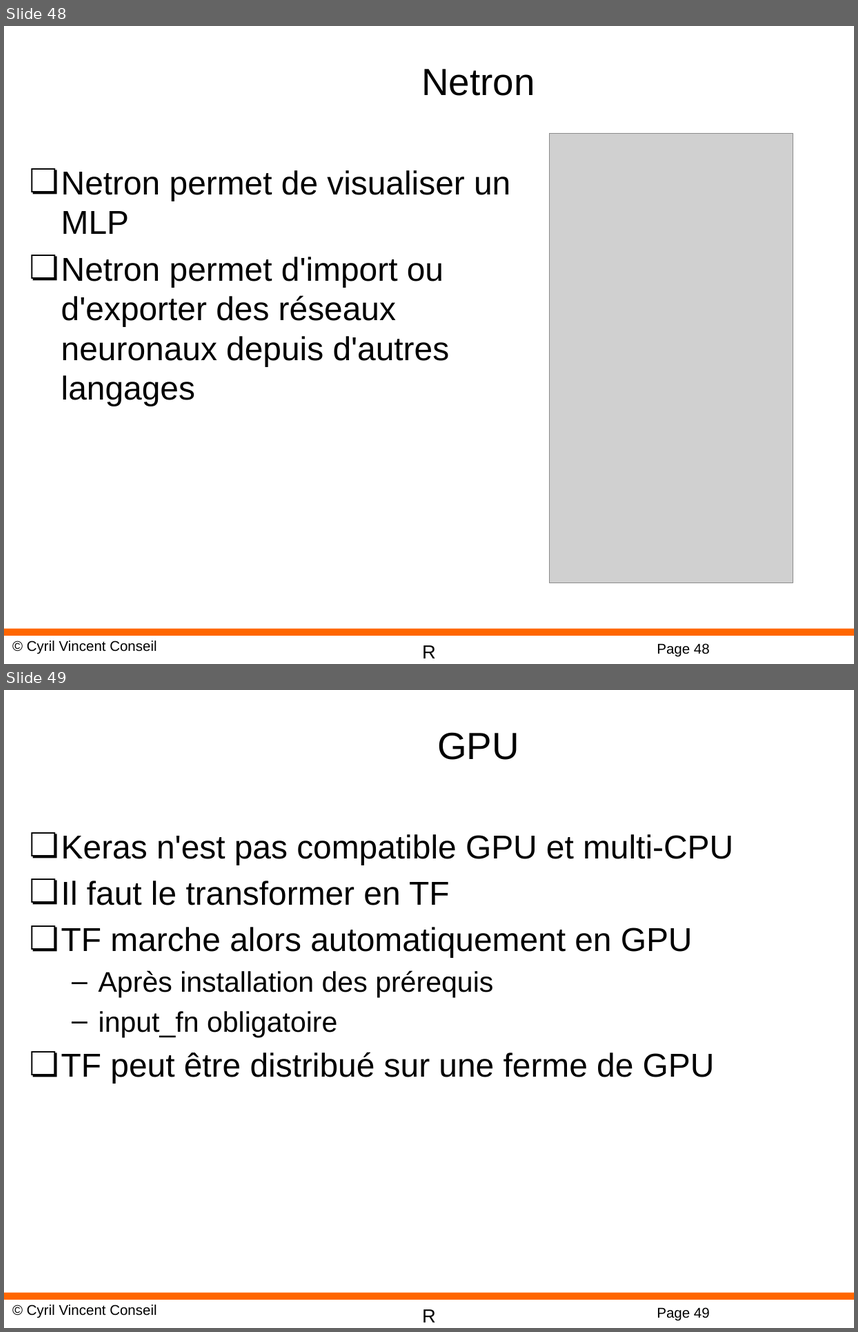
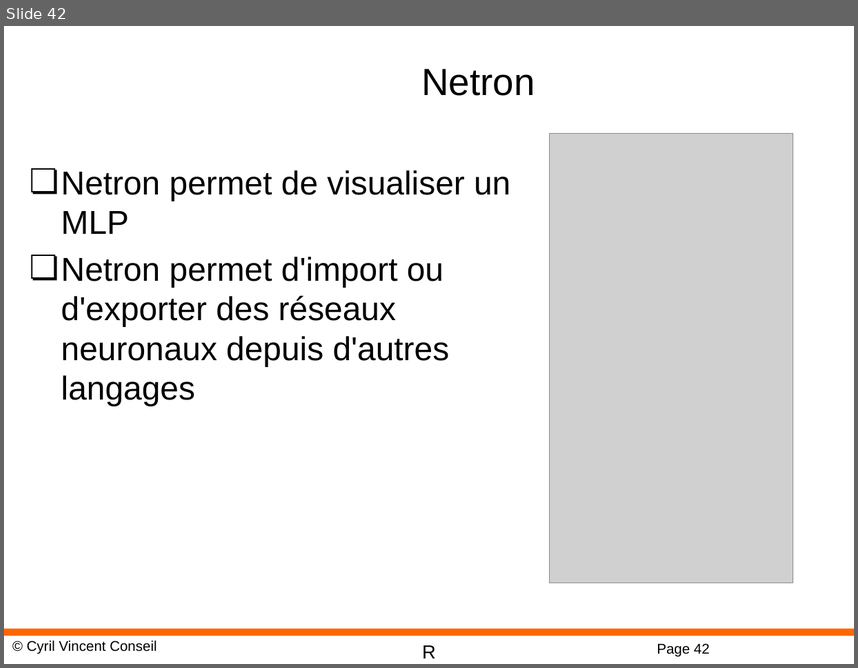
Before and after one commit to cyrilvincent/R, a slide deck: ppt/R-15-DeepLearning.pptx. Shown one above the other, each under a label of ours: slides 48 and 49 before the commit, slide 42 after it. The pictures are 858x1332 and 858x668 pixels, drawn with LibreOffice and Linux fonts; fonts in the diff are those of the drawing; grey boxes stand for pictures; background and template pictures are left out. Boxes give left, top, right and bottom in pixels: in the first picture for what was removed or moved away, otherwise in the second. Text is boxed around its words. In the diff, an @@ line names an element or a change of style, - is before the commit and + after.

```diff
--- a/ppt/R-15-DeepLearning.pptx
+++ b/ppt/R-15-DeepLearning.pptx
@@ slide 49 removed at [4, 690, 854, 1328], background #FFFFFF; not listed: 4 template elements that a slide beside it also shows @@
@@ title removed at [437, 732, 519, 760] @@
-GPU
@@ text removed at [61, 834, 733, 1083] @@
-❏ Keras n'est pas compatible GPU et multi-CPU
-❏ Il faut le transformer en TF
-❏ TF marche alors automatiquement en GPU
-  – Après installation des prérequis
-  – input_fn obligatoire
-❏ TF peut être distribué sur une ferme de GPU
@@ what was slide 48 is now slide 42 @@
@@ page number at [657, 643, 710, 657]: text changed @@
-Page 48
+Page 42
```
Also in this commit, not shown: 1 slide changed, 6 other slides removed, 8 other files.
